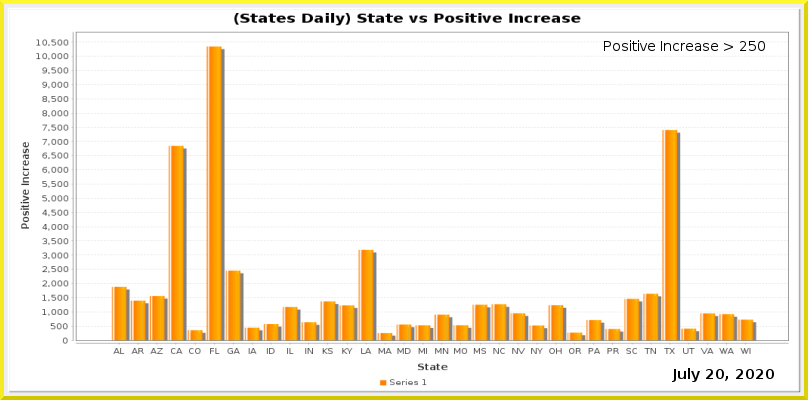
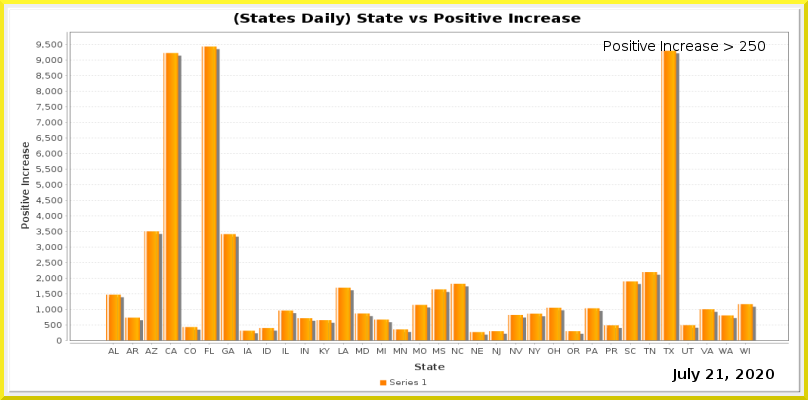
Before/after of a (808, 400) layered artwork. What changed in the layer stack:
painted on "Current Date" over [716, 369, 724, 379]
painted on "Date_vs_TestIncrease.png" over [36, 31, 789, 371]
